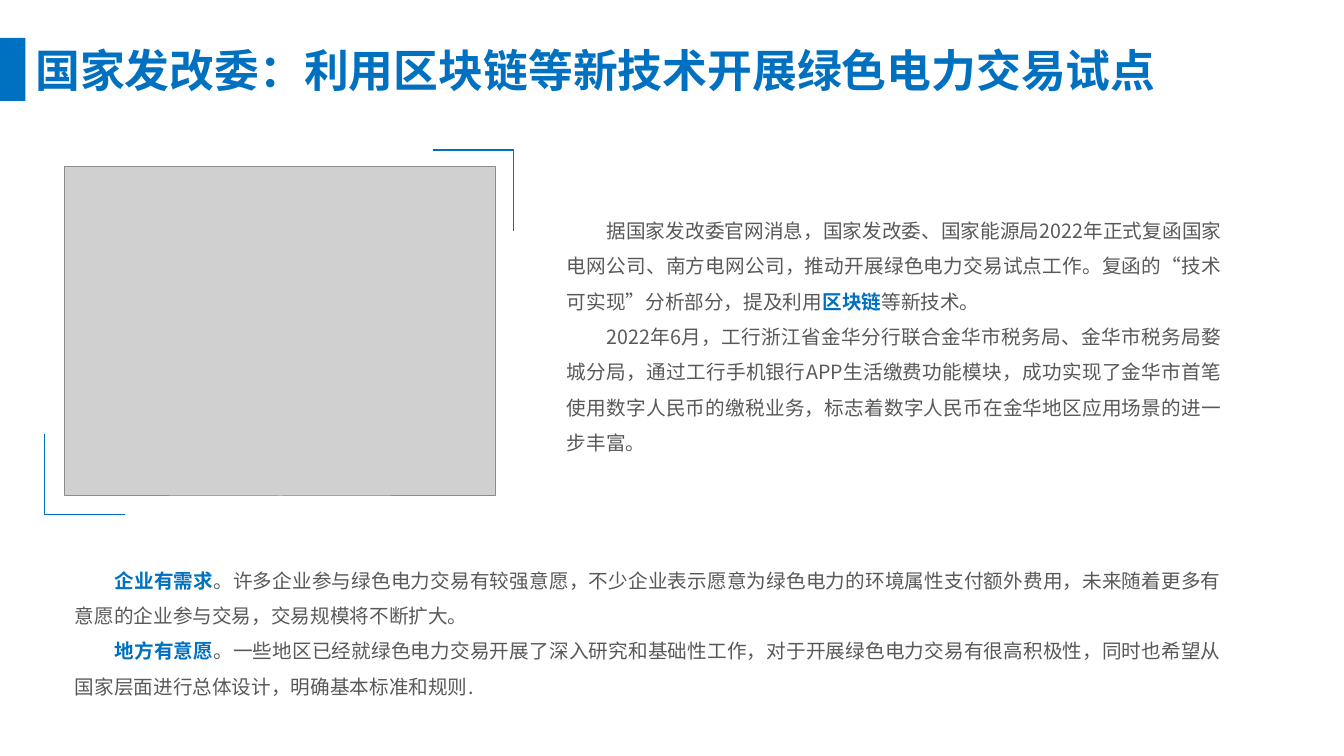
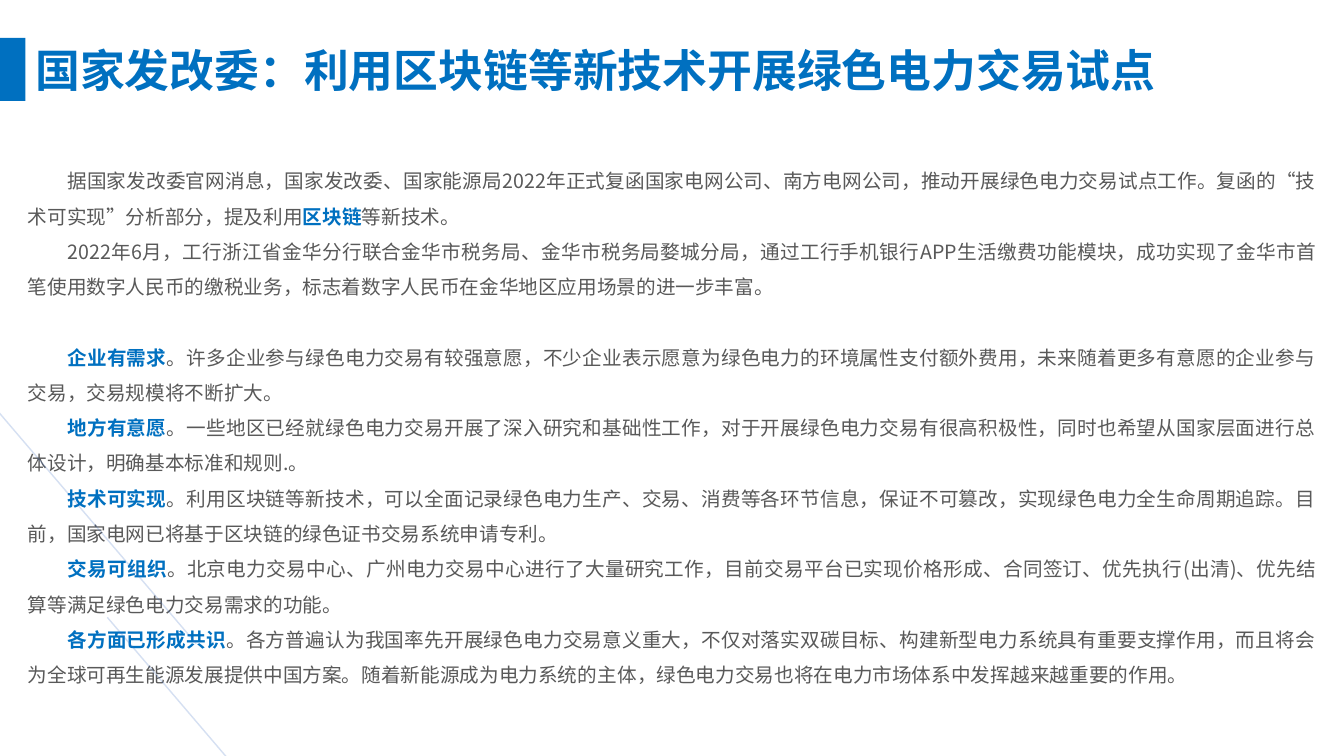
Before and after one commit to lbss66/-, a slide deck: slide 2 of 2023/关于数字能源+数字货币.pptx. Drawn at 1344x756 pixels with LibreOffice and Linux fonts; fonts in the diff are those of the drawing; grey boxes stand for pictures. Boxes give left, top, right and bottom in pixels: in the first picture for what was removed or moved away, otherwise in the second. Text is boxed around its words. In the diff, an @@ line names an element or a change of style, - is before the commit and + after.

```diff
--- a/2023/关于数字能源+数字货币.pptx
+++ b/2023/关于数字能源+数字货币.pptx
@@ line added from (0, 99) to (197, 644), #4472C4 1 pt @@
@@ text "据国家发改委官网消息，国家发改委、国家能源局2022年正式复函国家电网公司、南方电网公司，推动开展绿色电力交易试点工作。 ...": place and size @@
-text "据国家发改委官网消息，国家发改委、国家能源局2022年正式复函国家电网公司、南方电网公司，推动开展绿色电力交易试点工作。 ..." at bbox=[567, 221, 1222, 452]
+text "据国家发改委官网消息，国家发改委、国家能源局2022年正式复函国家电网公司、南方电网公司，推动开展绿色电力交易试点工作。 ..." at bbox=[28, 171, 1316, 688]
@@ picture removed at bbox=[65, 166, 495, 496] @@
@@ line removed from (434, 150) to (514, 150) @@
@@ line removed from (513, 150) to (513, 231) @@
@@ text at bbox=[28, 348, 1316, 688]: paragraphs added @@
+企业有需求。许多企业参与绿色电力交易有较强意愿，不少企业表示愿意为绿色电力的环境属性支付额外费用，未来随着更多有意愿的企业参与交易，交易规模将不断扩大。
+地方有意愿。一些地区已经就绿色电力交易开展了深入研究和基础性工作，对于开展绿色电力交易有很高积极性，同时也希望从国家层面进行总体设计，明确基本标准和规则.。
+技术可实现。利用区块链等新技术，可以全面记录绿色电力生产、交易、消费等各环节信息，保证不可篡改，实现绿色电力全生命周期追踪。目前，国家电网已将基于区块链的绿色证书交易系统申请专利。
+交易可组织。北京电力交易中心、广州电力交易中心进行了大量研究工作，目前交易平台已实现价格形成、合同签订、优先执行(出清)、优先结算等满足绿色电力交易需求的功能。
+各方面已形成共识。各方普遍认为我国率先开展绿色电力交易意义重大，不仅对落实双碳目标、构建新型电力系统具有重要支撑作用，而且将会为全球可再生能源发展提供中国方案。随着新能源成为电力系统的主体，绿色电力交易也将在电力市场体系中发挥越来越重要的作用。
@@ line removed from (44, 515) to (44, 434) @@
@@ line removed from (125, 515) to (43, 515) @@
@@ text removed at bbox=[75, 571, 1221, 696] @@
-企业有需求。许多企业参与绿色电力交易有较强意愿，不少企业表示愿意为绿色电力的环境属性支付额外费用，未来随着更多有意愿的企业参与交易，交易规模将不断扩大。
-地方有意愿。一些地区已经就绿色电力交易开展了深入研究和基础性工作，对于开展绿色电力交易有很高积极性，同时也希望从国家层面进行总体设计，明确基本标准和规则.
@@ text removed at bbox=[1129, 571, 1218, 578] @@
-能源经济
@@ line added from (108, 617) to (285, 756), #4472C4 1 pt @@
```
